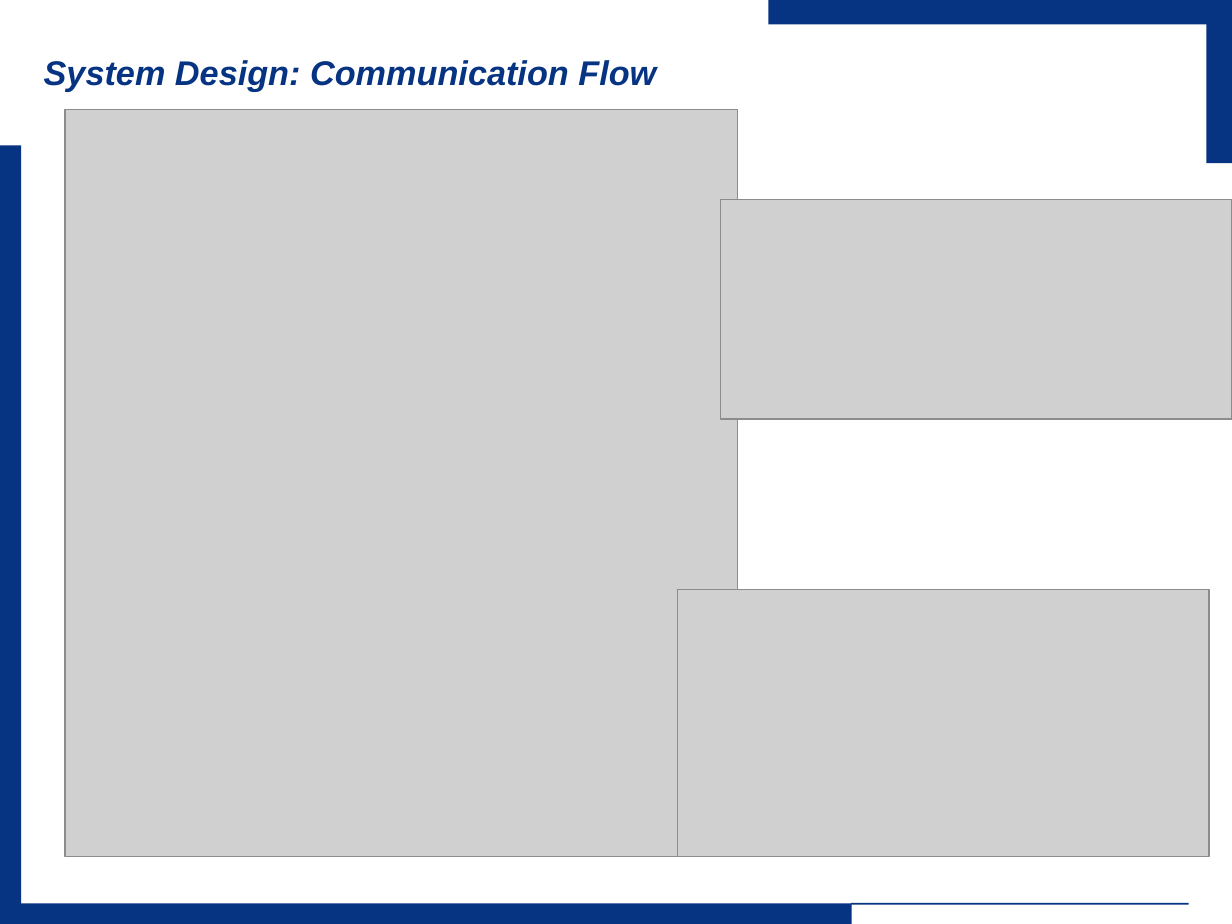
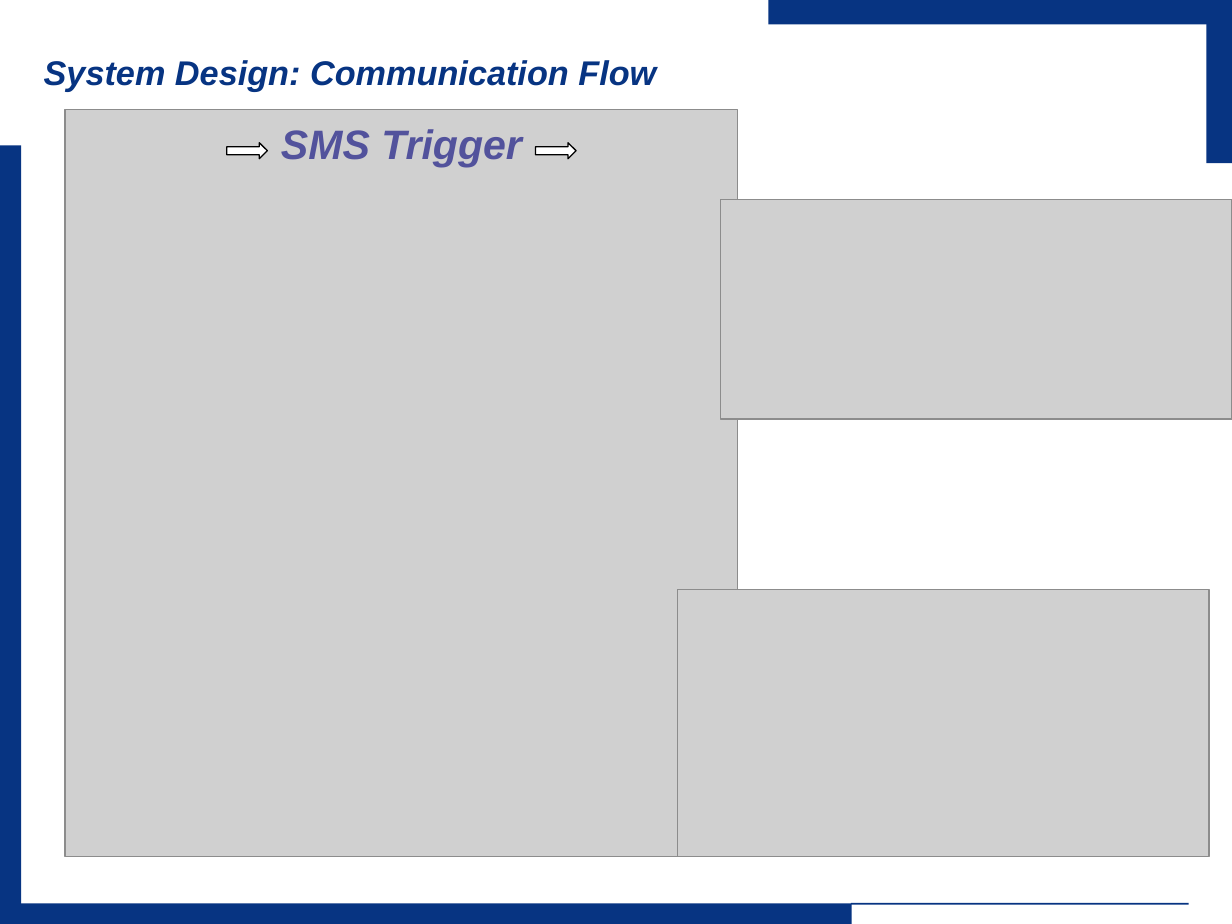
Before and after one commit to wsuetholz/opc-ua-wangyk-upb-morpho, a slide deck: slide 11 of ppt/System Implementation.pptx (slide 10 before the commit). Drawn at 1232x924 pixels with LibreOffice and Linux fonts; fonts in the diff are those of the drawing; grey boxes stand for pictures; background and template pictures are left out. Boxes give left, top, right and bottom in pixels: in the first picture for what was removed or moved away, otherwise in the second. Text is boxed around its words. In the diff, an @@ line names an element or a change of style, - is before the commit and + after.

```diff
--- a/ppt/System Implementation.pptx
+++ b/ppt/System Implementation.pptx
@@ right arrow added at (x1=227, y1=143, x2=267, y2=159), fill #FFFFFF, outline #000000 0.75 pt @@
@@ text added at (x1=281, y1=129, x2=522, y2=167), 24 pt, text gradient #5F5FA1 to #52529D to #262688, bold, italic @@
+SMS Trigger
@@ right arrow added at (x1=536, y1=143, x2=577, y2=159), fill #FFFFFF, outline #000000 0.75 pt @@
```
Also in this commit, not shown: 7 other slides changed, 1 slide added, 2 other files.
